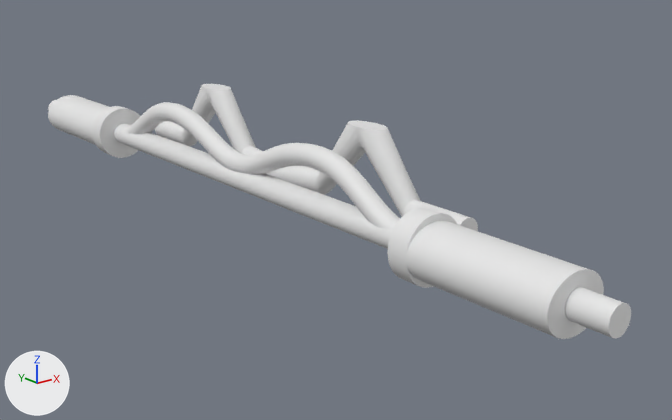
One commit to the FBX model Assets/EzBar.fbx: the scene before it, then after it.
Rendered twice from a 50 mm camera at (-8.11, -2.77, 4.11) aimed at (1.23, 8.9, -0.56). The axes (+X, +Y, +Z) are drawn at lower left. The lights are the same throughout. The older version comes first. Materials are left out; every surface is plain grey. Where no turn or scale is listed for an object, it has been applied to the vertices.
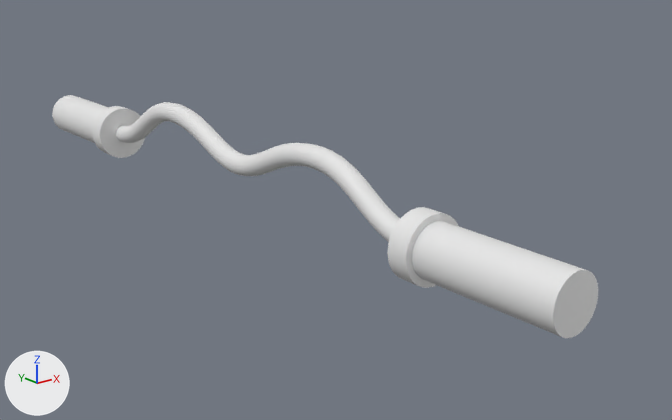
The newer file is also rescaled (x1.645), turned or shifted as a whole; pictures and numbers use the older file's frame.

What differs and where, as boxes (x1, y1, x2, y2) in the pictures (672 x 420 px):
'Cylinder.004', rescaled (6% narrower)
    before: (406, 221, 604, 339)
    after: (412, 221, 598, 338)
'Cylinder.002', deleted
    before: (48, 100, 631, 339)
'Cylinder.007', deleted
    before: (155, 84, 478, 231)
'Cylinder.003', rescaled (6% narrower)
    before: (48, 95, 109, 145)
    after: (52, 95, 109, 143)

What the commit changed:
Object 'Cylinder.002' (ob_cylinder_002) is deleted.
Object 'Cylinder.004' (ob_cylinder_004) is rescaled from (0.5, 0.4, 1.12) to (0.4, 0.4, 1.12).
Object 'Cylinder.003' (ob_cylinder_003) is rescaled from (0.5, 0.4, 1.12) to (0.4, 0.4, 1.12).
Object 'Cylinder.007' (ob_cylinder_007) is deleted.
